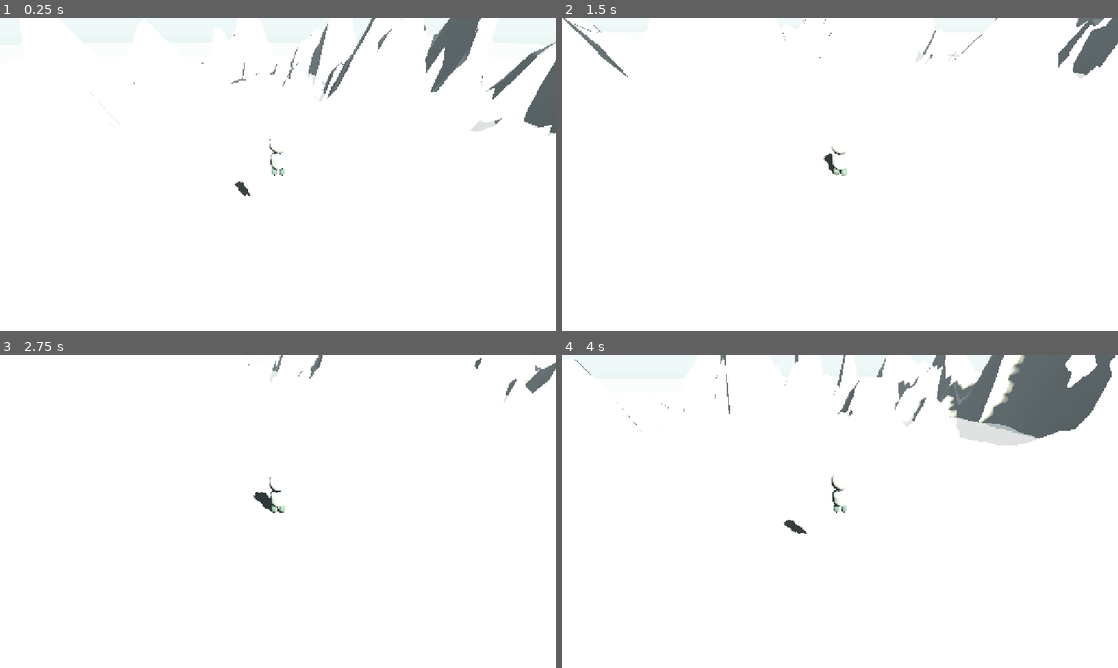
Above: before the commit, frames 1-4 (two rows, left to right).
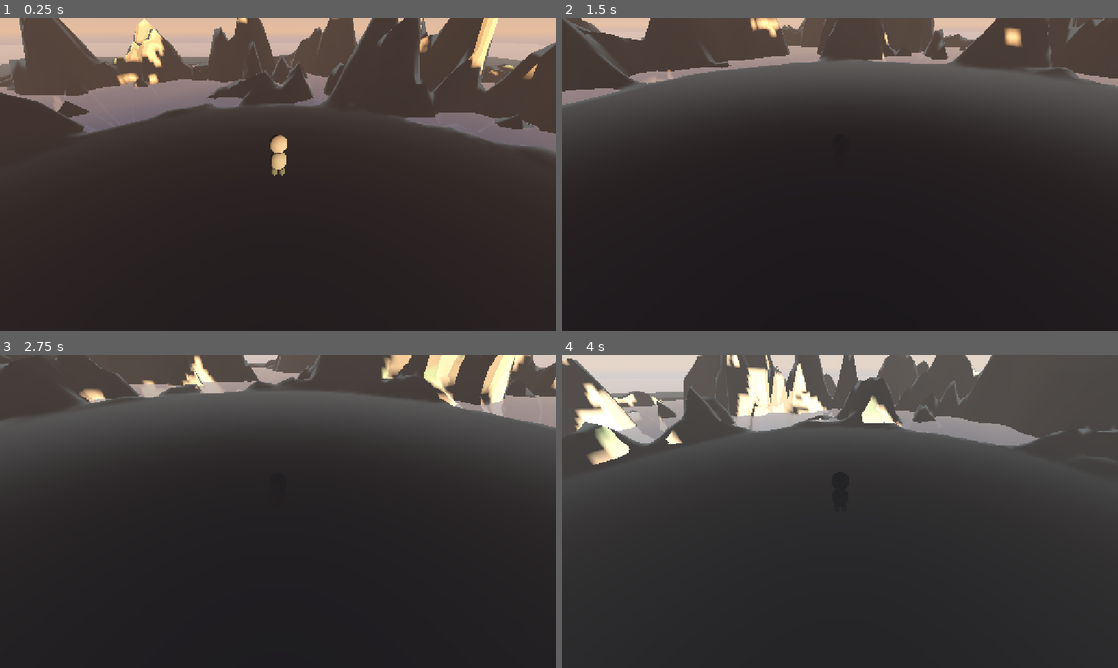
Above: after the commit, the same moments.

Repository: hunterbastian/yama
Game: Godot game, scene res://scenes/main.tscn
The game is run twice, just before and just after one commit, with the same random seed, the same clock (stepped at 60 frames per second) and the same inputs.
Inputs (mouse positions are in pixels of both pictures, inside the frame that each line leads up to):
- Up to frame 1 (0.25 s): no input
- Up to frame 2 (1.5 s): tap Enter at 0.5 s; move the mouse to (867, 174) at 0.52 s; hold R (regenerate) 0.53-1.28 s; hold W (move_forward) from 0.53 s (still down); tap Space (jump) at 0.77 s; move the mouse to (812, 174) at 1.27 s; tap Shift (sprint) at 1.35 s
- Up to frame 3 (2.75 s): keep holding W (move_forward); tap Space (jump) at 1.52 s; move the mouse to (289, 505) at 2.02 s; hold R (regenerate) from 2.03 s (still down)
- Up to frame 4 (4 s): keep holding W (move_forward); move the mouse to (834, 517) at 2.77 s; release R (regenerate) at 2.78 s; tap Shift (sprint) at 2.85 s; tap Space (jump) at 3.02, 3.77 s; move the mouse to (878, 514) at 3.52 s; hold R (regenerate) from 3.53 s (still down)

The runs differ from the first frame. In frame 1, 100% of the frame differs, in the area x 0-100%, y 0-100%; in frame 2, 100%; in frame 3, 100%; in frame 4, 99%.

Commit message:
feat: day/night cycle with sunrise/sunset palettes

Diff:
--- a/scripts/main.gd
+++ b/scripts/main.gd
@@ -1,10 +1,95 @@
 extends Node3D
+
+@export var cycle_duration := 180.0  # seconds for a full day/night cycle
 
 @onready var terrain: Node3D = $Terrain
 @onready var player: CharacterBody3D = $Player
+@onready var sun: DirectionalLight3D = $DirectionalLight3D
+@onready var env: WorldEnvironment = $WorldEnvironment
+
+var _time_of_day := 0.25  # Start at sunrise (0=midnight, 0.25=sunrise, 0.5=noon, 0.75=sunset)
+
+# Day palette
+const DAY_SKY_TOP := Color(0.66, 0.85, 0.92)
+const DAY_HORIZON := Color(0.91, 0.96, 0.94)
+const DAY_FOG := Color(0.85, 0.92, 0.94)
+const DAY_SUN := Color(1.0, 0.96, 0.9)
+const DAY_SUN_ENERGY := 1.2
+const DAY_AMBIENT := 0.4
+
+# Sunset palette
+const SUNSET_SKY_TOP := Color(0.4, 0.35, 0.55)
+const SUNSET_HORIZON := Color(0.95, 0.6, 0.4)
+const SUNSET_FOG := Color(0.85, 0.65, 0.5)
+const SUNSET_SUN := Color(1.0, 0.7, 0.4)
+const SUNSET_SUN_ENERGY := 0.9
+
+# Night palette
+const NIGHT_SKY_TOP := Color(0.08, 0.1, 0.2)
+const NIGHT_HORIZON := Color(0.12, 0.15, 0.25)
+const NIGHT_FOG := Color(0.1, 0.12, 0.2)
+const NIGHT_SUN := Color(0.6, 0.7, 0.9)
+const NIGHT_SUN_ENERGY := 0.15
+const NIGHT_AMBIENT := 0.1
 
 func _ready() -> void:
 	player.global_position = Vector3(0, terrain.get_height_at(0, 0) + 3.0, 0)
+
+func _process(delta: float) -> void:
+	_time_of_day += delta / cycle_duration
+	if _time_of_day > 1.0:
+		_time_of_day -= 1.0
+
+	# Sun rotation — full circle over the cycle
+	var sun_angle := _time_of_day * TAU - PI / 2.0
+	sun.rotation.x = sun_angle
+
+	# Blend factor: 0 = full night, 1 = full day
+	# Day is roughly 0.2–0.8, night is 0.0–0.2 and 0.8–1.0
+	var day_factor := 0.0
+	var sunset_factor := 0.0
+
+	if _time_of_day > 0.2 and _time_of_day < 0.3:
+		# Sunrise
+		day_factor = smoothstep(0.2, 0.3, _time_of_day)
+		sunset_factor = sin(day_factor * PI)  # Peaks mid-transition
+	elif _time_of_day >= 0.3 and _time_of_day <= 0.7:
+		# Full day
+		day_factor = 1.0
+	elif _time_of_day > 0.7 and _time_of_day < 0.8:
+		# Sunset
+		day_factor = 1.0 - smoothstep(0.7, 0.8, _time_of_day)
+		sunset_factor = sin(day_factor * PI)
+	else:
+		# Night
+		day_factor = 0.0
+
+	# Blend sky colors
+	var sky_mat: ProceduralSkyMaterial = env.environment.sky.sky_material
+	var sky_top := NIGHT_SKY_TOP.lerp(DAY_SKY_TOP, day_factor)
+	var horizon := NIGHT_HORIZON.lerp(DAY_HORIZON, day_factor)
+	# Mix in sunset warmth
+	sky_top = sky_top.lerp(SUNSET_SKY_TOP, sunset_factor * 0.6)
+	horizon = horizon.lerp(SUNSET_HORIZON, sunset_factor * 0.8)
+
+	sky_mat.sky_top_color = sky_top
+	sky_mat.sky_horizon_color = horizon
+	sky_mat.ground_horizon_color = horizon
+	sky_mat.ground_bottom_color = sky_top
+
+	# Fog
+	var fog_color := NIGHT_FOG.lerp(DAY_FOG, day_factor)
+	fog_color = fog_color.lerp(SUNSET_FOG, sunset_factor * 0.7)
+	env.environment.fog_light_color = fog_color
+
+	# Sun light
+	var sun_color := NIGHT_SUN.lerp(DAY_SUN, day_factor)
+	sun_color = sun_color.lerp(SUNSET_SUN, sunset_factor * 0.8)
+	sun.light_color = sun_color
+	sun.light_energy = lerpf(NIGHT_SUN_ENERGY, DAY_SUN_ENERGY, day_factor)
+
+	# Ambient
+	env.environment.ambient_light_energy = lerpf(NIGHT_AMBIENT, DAY_AMBIENT, day_factor)
 
 func _unhandled_input(event: InputEvent) -> void:
 	if event.is_action_pressed("regenerate"):
@@ -12,3 +97,7 @@
 		terrain.set_seed(new_seed)
 		player.global_position = Vector3(0, terrain.get_height_at(0, 0) + 3.0, 0)
 		player.velocity = Vector3.ZERO
+
+static func smoothstep(edge0: float, edge1: float, x: float) -> float:
+	var t := clampf((x - edge0) / (edge1 - edge0), 0.0, 1.0)
+	return t * t * (3.0 - 2.0 * t)
